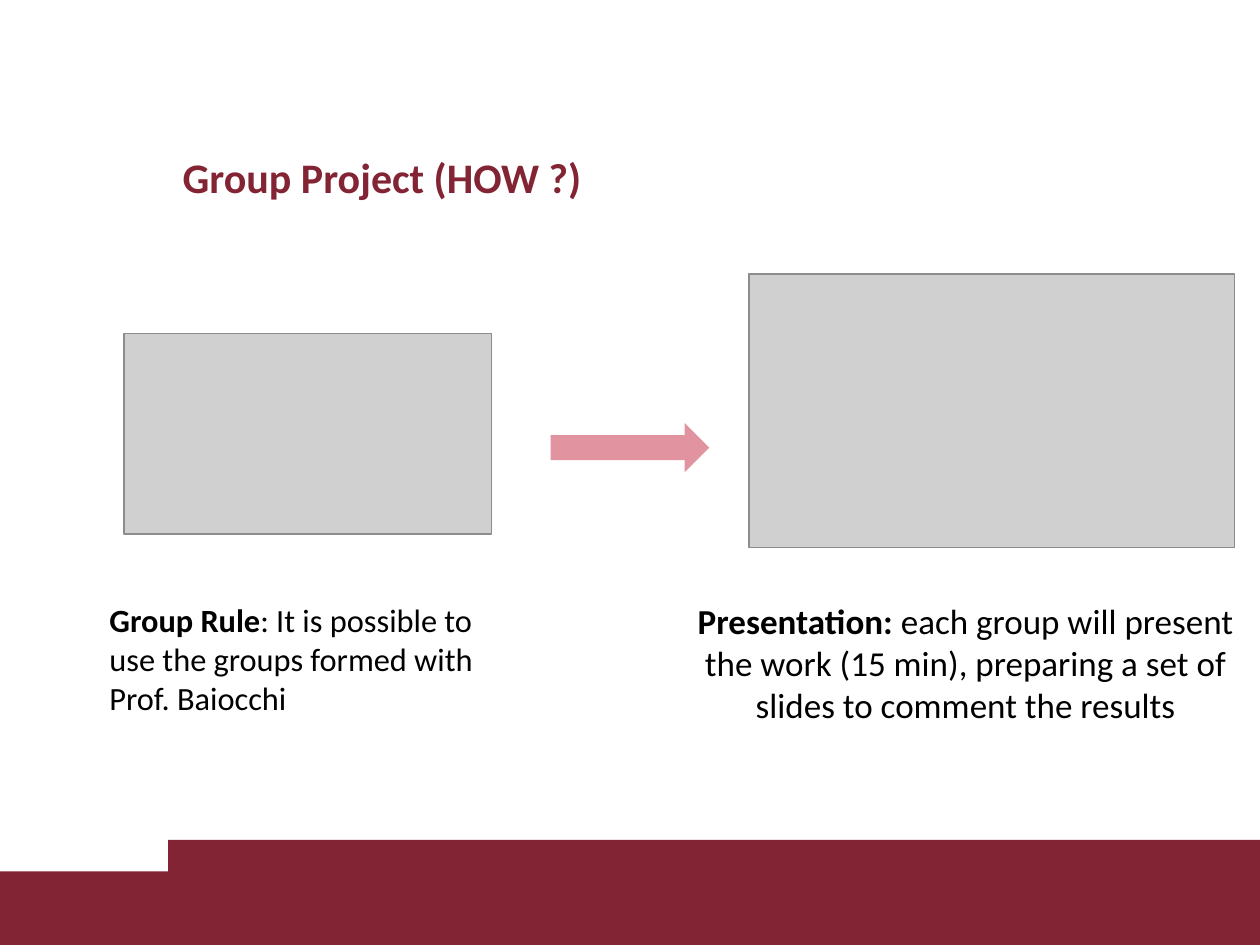
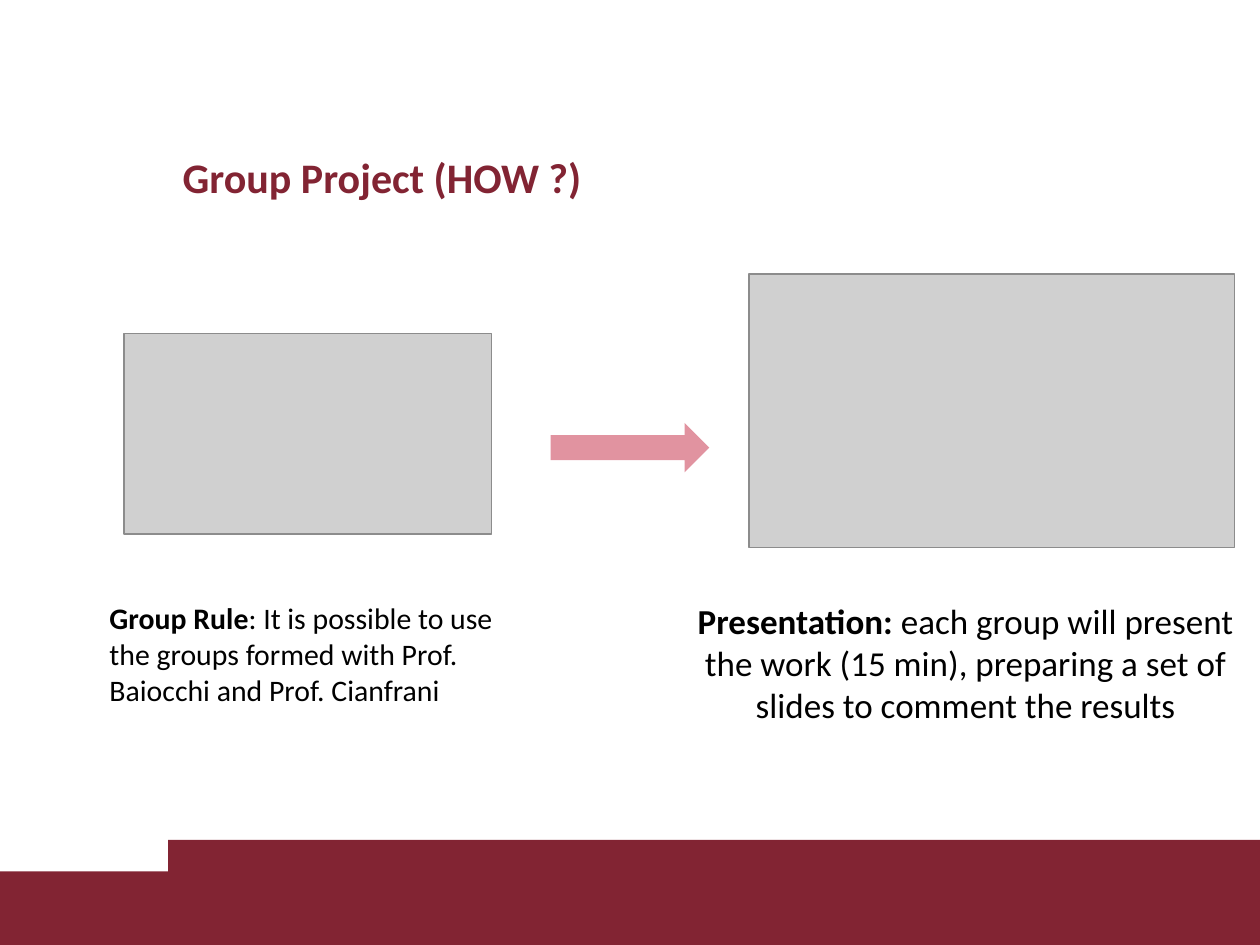
Before and after one commit to davaureli/NBD_LabSession, a slide deck: slide 6 of Lecture 1/Lecture 1.pptx. Drawn at 1260x945 pixels with LibreOffice and Linux fonts; fonts in the diff are those of the drawing; grey boxes stand for pictures; background and template pictures are left out. Boxes give left, top, right and bottom in pixels: in the first picture for what was removed or moved away, otherwise in the second. Text is boxed around its words. In the diff, an @@ line names an element or a change of style, - is before the commit and + after.

```diff
--- a/Lecture 1/Lecture 1.pptx
+++ b/Lecture 1/Lecture 1.pptx
@@ text at [109,608,492,702]: text changed; size 18.5 to 17 pt @@
-Group Rule: It is possible to use the groups formed with Prof. Baiocchi
+Group Rule: It is possible to use the groups formed with Prof. Baiocchi and Prof. Cianfrani
```
Also in this commit, not shown: 7 other slides changed, 1 other file.
